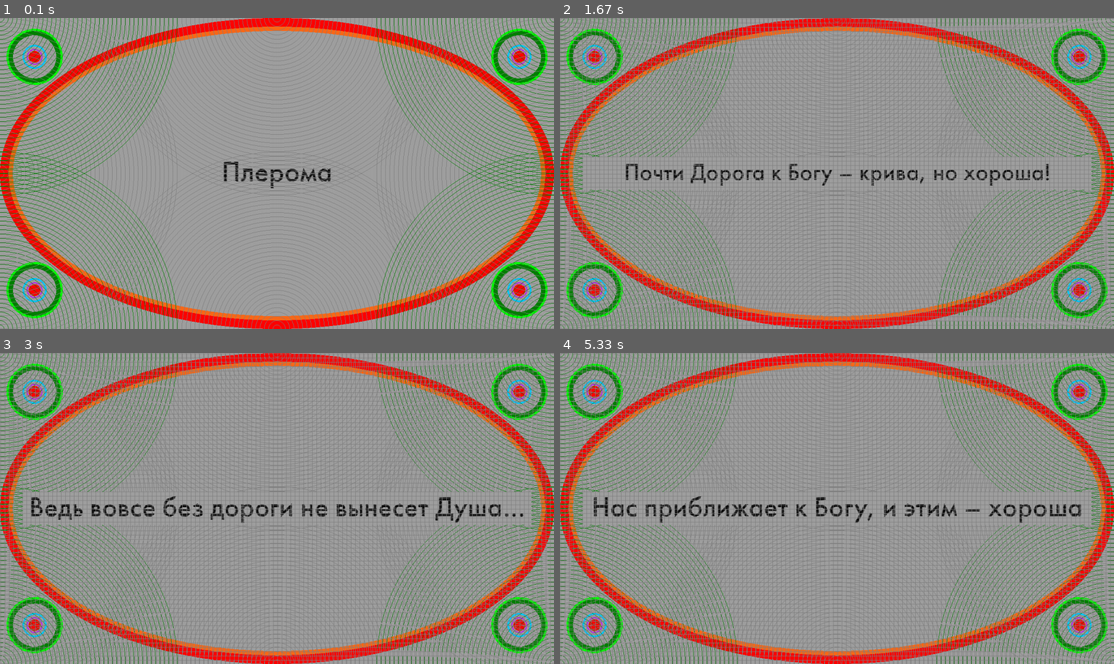
Above: before the commit, frames 1-4 (two rows, left to right).
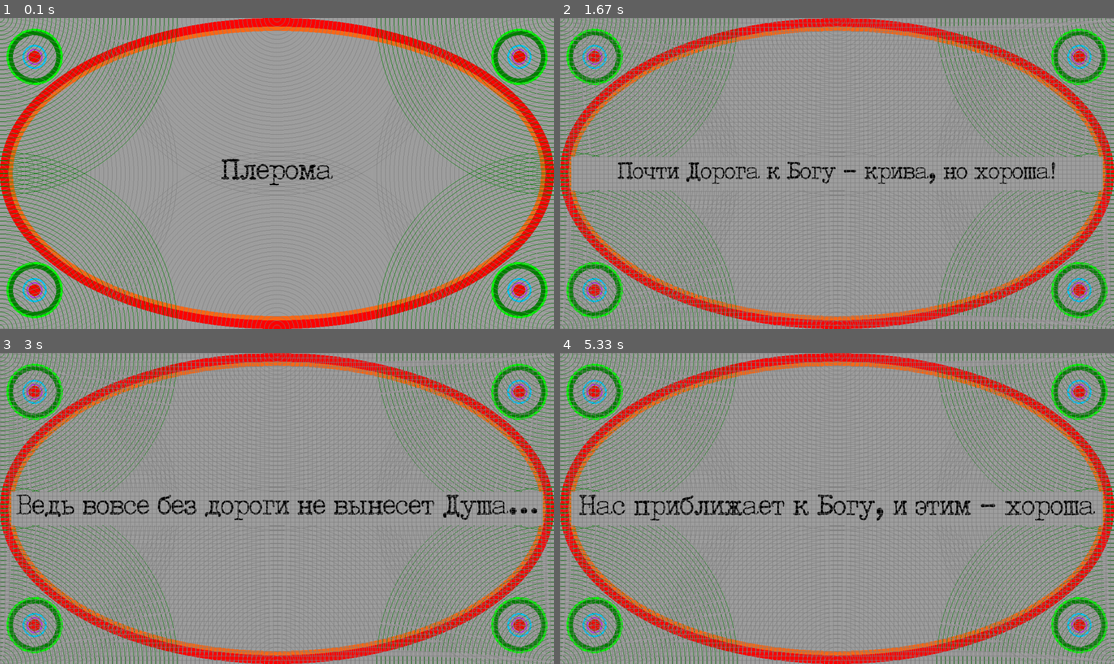
Above: after the commit, the same moments.

Repository: Rumanezzo/PyGame
Game: pygame game, started from Reader.pyw
The game is run twice, just before and just after one commit, with the same random seed, the same clock (stepped at 60 frames per second) and the same inputs.
Inputs (mouse positions are in pixels of both pictures, inside the frame that each line leads up to):
- Up to frame 1 (0.1 s): no input
- Up to frame 2 (1.67 s): click (837, 173) at 0.38 s; click (837, 195) at 0.83 s; move the mouse to (665, 126) at 1.13 s; click (665, 126) at 1.42 s
- Up to frame 3 (3 s): move the mouse to (481, 617) at 1.83 s; click (481, 617) at 2.18 s; move the mouse to (288, 402) at 2.67 s
- Up to frame 4 (5.33 s): click (848, 402) at 3.07 s; move the mouse to (809, 589) at 3.6 s; click (809, 589) at 4.05 s; move the mouse to (820, 455) at 4.63 s; click (820, 455) at 5.1 s

The runs differ from the first frame. In frame 1, 0.6% of the frame differs, in the area x 39-61%, y 45-55%; in frame 2, 2.2%; in frame 3, 3.0%, in the area x 2-98%, y 44-56%; in frame 4, 2.9%.

Commit message:
small correction

Diff:
--- a/Reader.pyw
+++ b/Reader.pyw
@@ -2,7 +2,7 @@
 import sys
 import os
 
-fontname = 'Schist Regular.ttf'
+fontname = 'Special Elite.ttf'
 pg.init()
 pg.mouse.set_visible(False)
 
